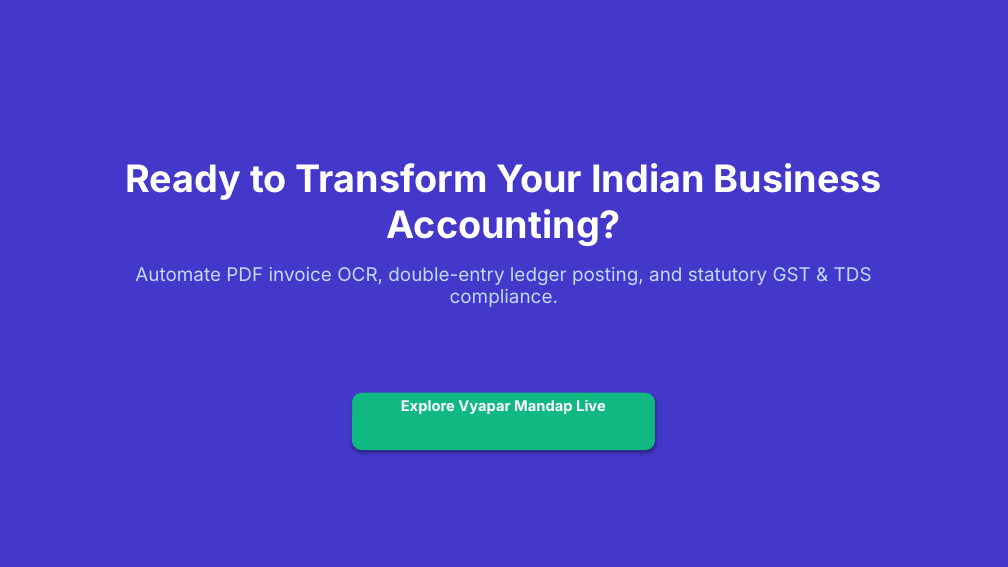
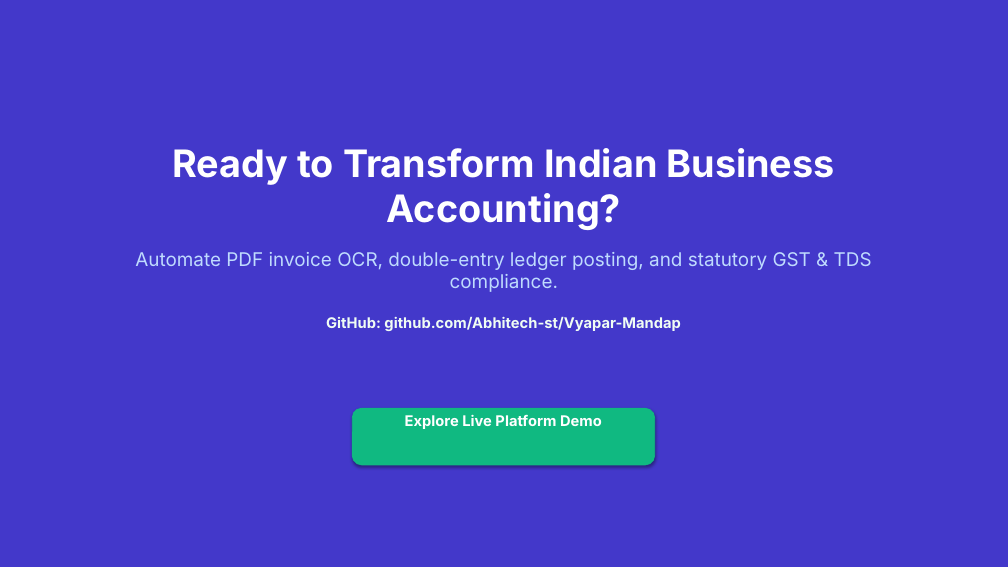
Before and after one commit to Abhitech-st/Vyapar-Mandap, a slide deck: slide 8 of Vyapar_Mandap_Presentation.pptx. Drawn at 1008x567 pixels with LibreOffice and Linux fonts; fonts in the diff are those of the drawing. Boxes give left, top, right and bottom in pixels: in the first picture for what was removed or moved away, otherwise in the second. Text is boxed around its words. In the diff, an @@ line names an element or a change of style, - is before the commit and + after.

```diff
--- a/Vyapar_Mandap_Presentation.pptx
+++ b/Vyapar_Mandap_Presentation.pptx
@@ text "Ready to Transform Indian Business ...": place and size @@
-text "Ready to Transform Indian Business ..." at [125,163,882,307]
+text "Ready to Transform Indian Business ..." at [135,148,872,331]
@@ text at [172,148,835,230]: text changed @@
-Ready to Transform Your Indian Business Accounting?
+Ready to Transform Indian Business Accounting?
@@ text at [326,317,680,331]: paragraph added @@
+GitHub: github.com/Abhitech-st/Vyapar-Mandap
@@ rounded rectangle: place and size @@
-rounded rectangle at [352,393,655,450]
+rounded rectangle at [352,408,655,465]
@@ text at [405,414,602,429]: text changed @@
-Explore Vyapar Mandap Live
+Explore Live Platform Demo
```
Also in this commit, not shown: 5 other slides changed, 2 slides added, 2 slides removed, 5 other files.
